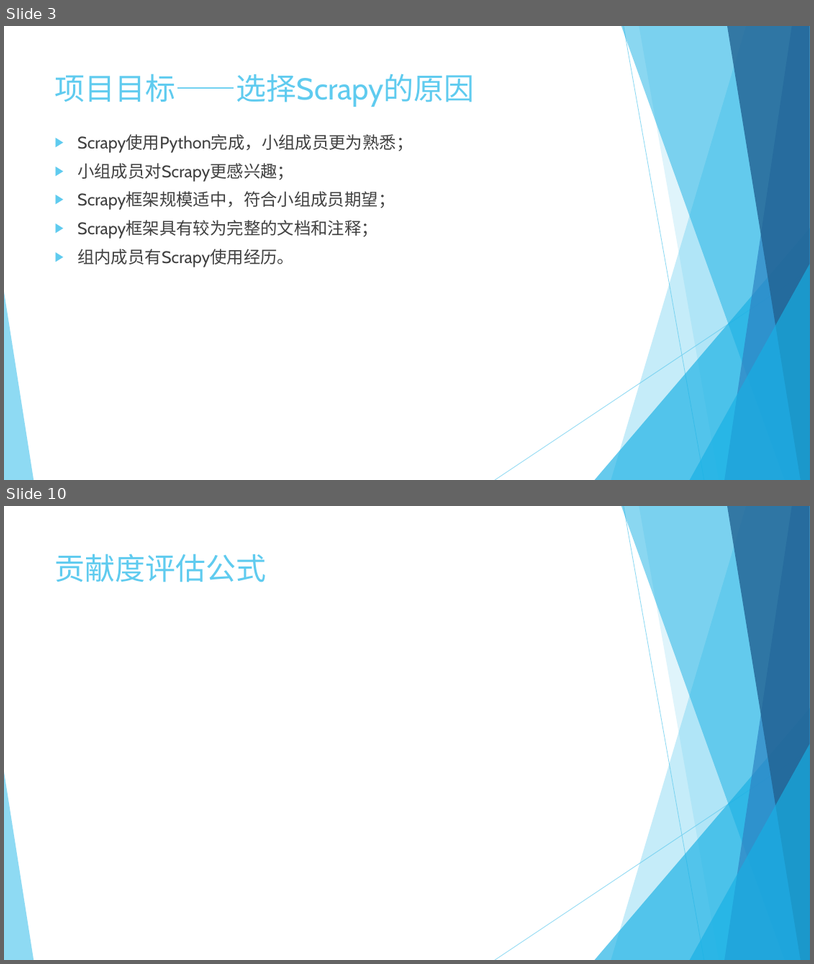
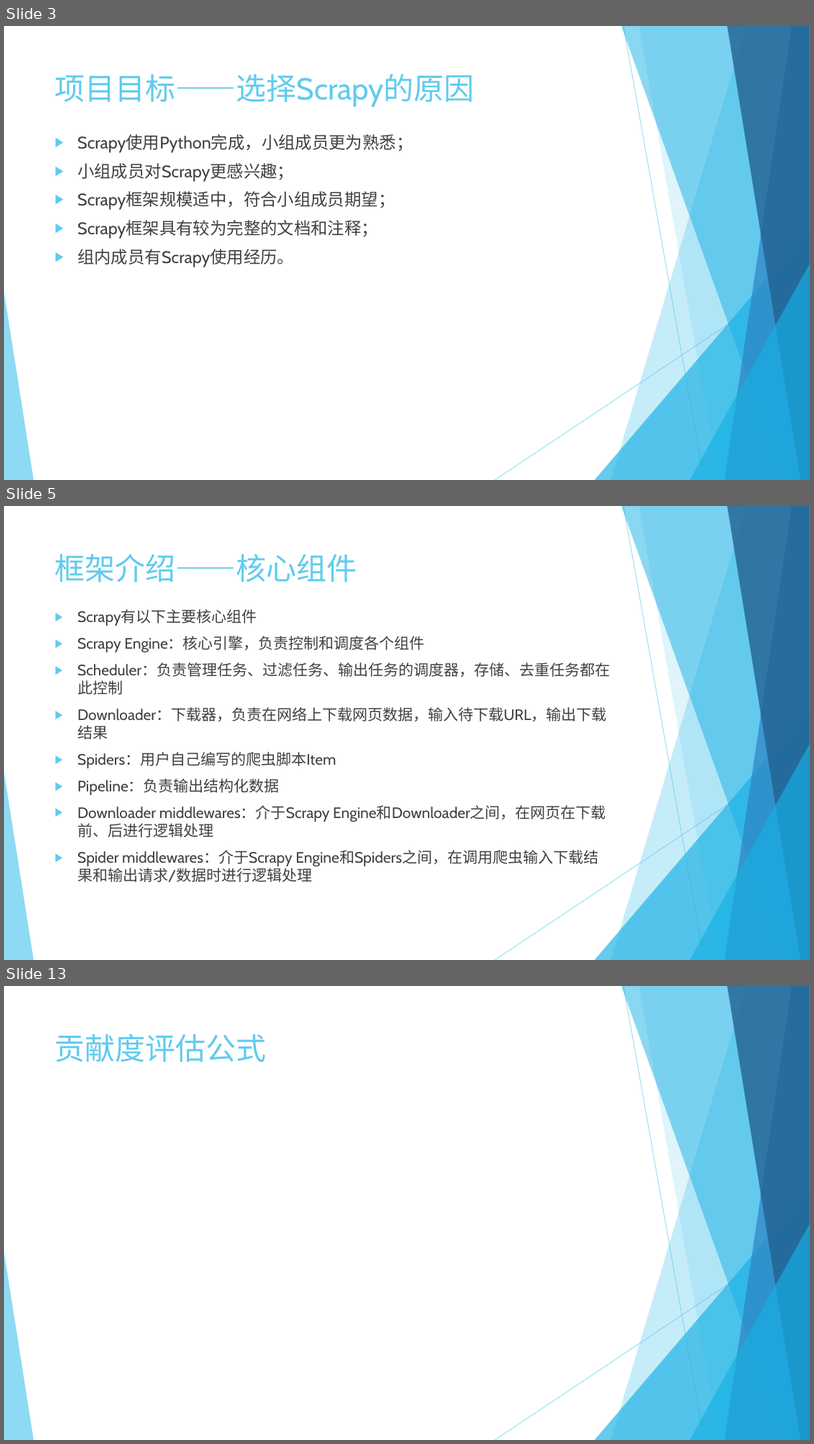
Before and after one commit to bhsei/20_B, a slide deck: 2-幻灯片/第3周-项目计划.pptx. Shown one above the other, each under a label of ours: slides 3 and 10 before the commit, slides 3, 5 and 13 after it; the slides between them are not shown. The pictures are 814x964 and 814x1444 pixels, drawn with LibreOffice and Linux fonts; fonts in the diff are those of the drawing; grey boxes stand for pictures. Boxes give left, top, right and bottom in pixels: in the first picture for what was removed or moved away, otherwise in the second. Text is boxed around its words. In the diff, an @@ line names an element or a change of style, - is before the commit and + after.

```diff
--- a/2-幻灯片/第3周-项目计划.pptx
+++ b/2-幻灯片/第3周-项目计划.pptx
@@ slide 5 added at (4,506,810,960), background #FFFFFF; not listed: 10 template elements that a slide beside it also shows @@
@@ title added at (55,554,358,582), 36 pt, text #5FCBEF @@
+框架介绍——核心组件
@@ text added at (77,610,610,882), 18 pt, text #404040 @@
+▶ Scrapy有以下主要核心组件
+▶ Scrapy Engine：核心引擎，负责控制和调度各个组件
+▶ Scheduler：负责管理任务、过滤任务、输出任务的调度器，存储、去重任务都在此控制
+▶ Downloader：下载器，负责在网络上下载网页数据，输入待下载URL，输出下载结果
+▶ Spiders：用户自己编写的爬虫脚本Item
+▶ Pipeline：负责输出结构化数据
+▶ Downloader middlewares：介于Scrapy Engine和Downloader之间，在网页在下载前、后进行逻辑处理
+▶ Spider middlewares：介于Scrapy Engine和Spiders之间，在调用爬虫输入下载结果和输出请求/数据时进行逻辑处理
@@ what was slide 10 is now slide 13 @@
```
Also in this commit, not shown: 5 slides changed, 4 other slides added, 1 slide removed, 2 other files.
